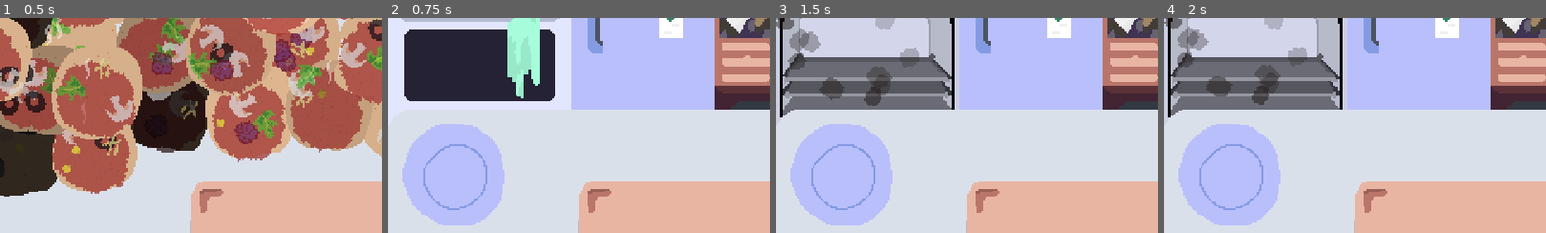
Above: before the commit, frames 1-4 (left to right).
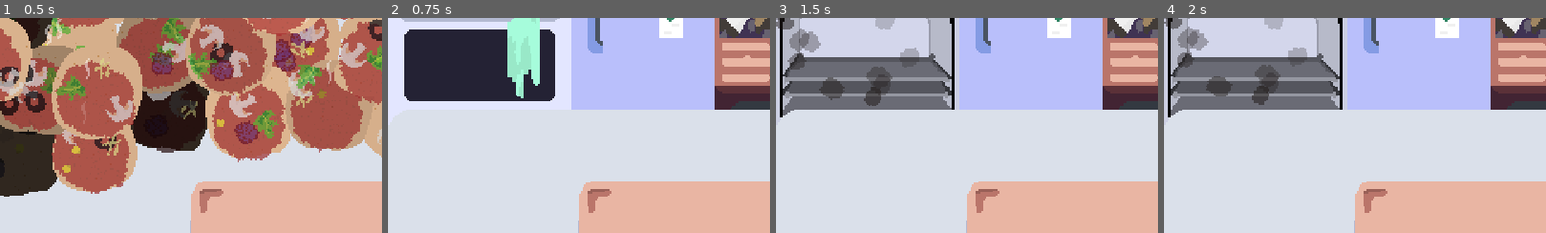
Above: after the commit, the same moments.

Repository: martindzejky/pizza-game
Game: Godot game, scene res://scenes/start.tscn
Same seed, same stepped clock (60 frames per second), same inputs: the game is played once before the commit and once after it.
Inputs (mouse positions are % of the whole screen's width and height, from its top left):
- Up to frame 1 (0.5 s): no input
- Up to frame 2 (0.75 s): click "Start" at 0.5 s
- Up to frame 3 (1.5 s): tap Enter at 1.25 s; move the mouse to (12, 15) at 1.27 s; click (12, 15) at 1.42 s
- Up to frame 4 (2 s): no input
The pictures show only the part of the screen within x 0-50%, y 8-58%; the shares and areas given below are measured in that part.

Frame 1 is identical in both runs. In frame 2, 10% of the frame differs, in the area x 3-31%, y 49-97%; in frame 3, 10%; in frame 4, 10%.

Commit message:
implement plate entry animation

Diff:
--- a/objects/plate/plate.gd
+++ b/objects/plate/plate.gd
@@ -12,6 +12,7 @@
 
 func insertDough() -> bool:
     if $submitAnimation.is_playing(): return false
+    if $entryAnimation.is_playing(): return false
 
     # only one dough can be on the plate
     for node in get_children():
--- a/objects/plate/plate.tscn
+++ b/objects/plate/plate.tscn
@@ -56,6 +56,43 @@
 "submit": SubResource("Animation_2s1kb")
 }
 
+[sub_resource type="Animation" id="Animation_j3wmy"]
+resource_name = "entry"
+length = 11.0
+tracks/0/type = "value"
+tracks/0/imported = false
+tracks/0/enabled = true
+tracks/0/path = NodePath(".:position")
+tracks/0/interp = 1
+tracks/0/loop_wrap = true
+tracks/0/keys = {
+"times": PackedFloat32Array(0, 10, 11),
+"transitions": PackedFloat32Array(1, 0.5, 1),
+"update": 0,
+"values": [Vector2(-100, 0), Vector2(-100, 0), Vector2(0, 0)]
+}
+
+[sub_resource type="Animation" id="Animation_3ljj8"]
+length = 0.001
+tracks/0/type = "value"
+tracks/0/imported = false
+tracks/0/enabled = true
+tracks/0/path = NodePath(".:position")
+tracks/0/interp = 1
+tracks/0/loop_wrap = true
+tracks/0/keys = {
+"times": PackedFloat32Array(0),
+"transitions": PackedFloat32Array(1),
+"update": 0,
+"values": [Vector2(0, 0)]
+}
+
+[sub_resource type="AnimationLibrary" id="AnimationLibrary_f7aoe"]
+_data = {
+"RESET": SubResource("Animation_3ljj8"),
+"entry": SubResource("Animation_j3wmy")
+}
+
 [node name="plate-pos" type="Node2D"]
 
 [node name="plate" type="Sprite2D" parent="." groups=["click", "plate"]]
@@ -74,4 +111,10 @@
 "": SubResource("AnimationLibrary_r1un2")
 }
 
+[node name="entryAnimation" type="AnimationPlayer" parent="plate"]
+autoplay = "entry"
+libraries = {
+"": SubResource("AnimationLibrary_f7aoe")
+}
+
 [connection signal="input_event" from="plate/clickArea" to="plate" method="_onInputEvent"]
Not shown: 1 places in objects/plate/plate.tscn that only renumber resources
